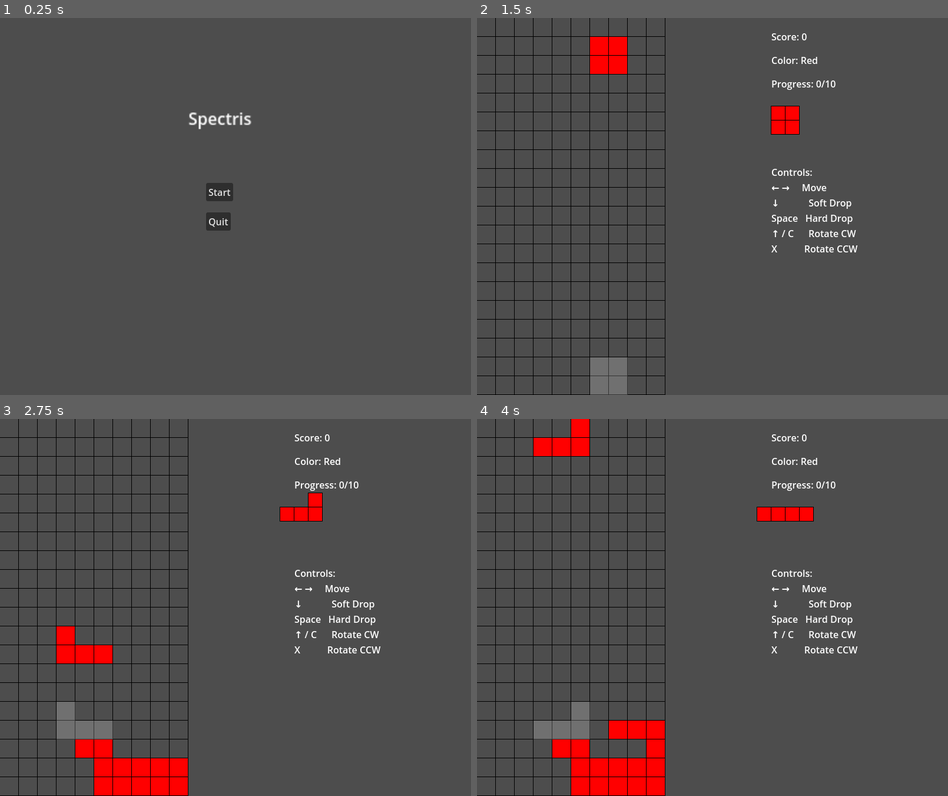
Above: before the commit, frames 1-4 (two rows, left to right).
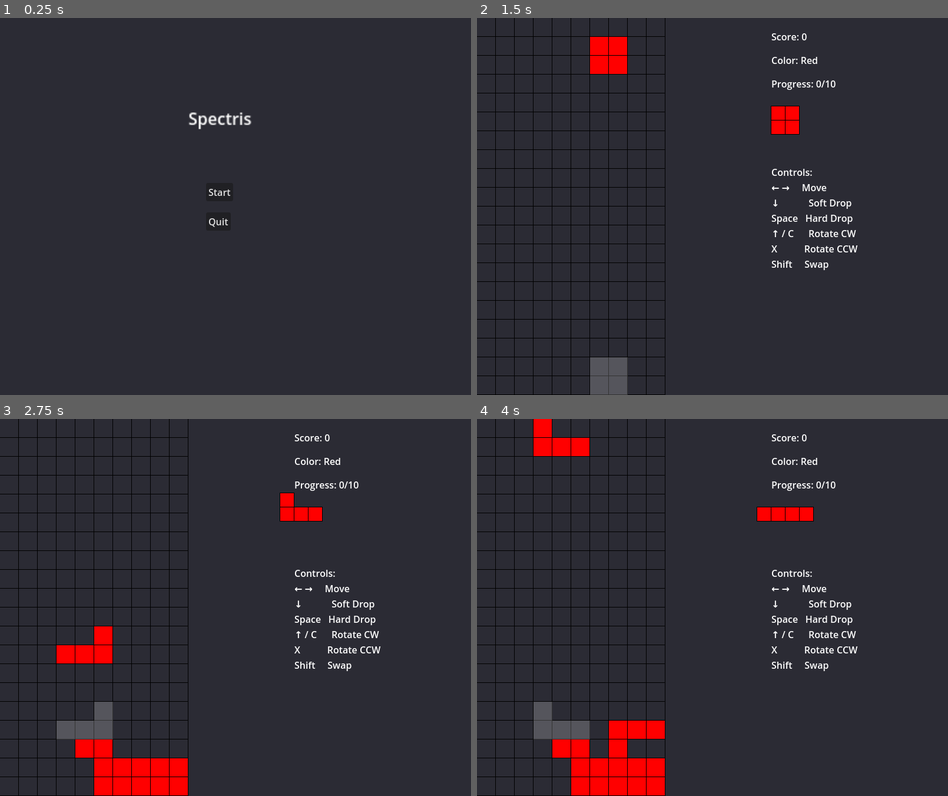
Above: after the commit, the same moments.

Repository: ChinZhengHong/Spectris
Game: Godot game, scene res://main_menu.tscn
Two runs of this game, one before a commit and one after it. Both use one fixed random seed, a clock stepped at 60 frames per second and the inputs below.
Inputs:
- Up to frame 1 (0.25 s): no input
- Up to frame 2 (1.5 s): click "Start" at 0.5 s; tap Enter at 1.25 s; hold Right (ui_right) from 1.28 s (still down); hold Shift (swap_piece, bound only after the commit) from 1.28 s (still down)
- Up to frame 3 (2.75 s): tap Space (ui_select) at 1.52, 2, 2.27 s; release Right (ui_right) at 2.03 s; release Shift (swap_piece, bound only after the commit) at 2.03 s; hold Down (ui_down) from 2.03 s (still down); tap C (rotate_ccw) at 2.1 s; tap Shift (swap_piece, bound only after the commit) at 2.3 s
- Up to frame 4 (4 s): release Down (ui_down) at 2.78 s; hold Right (ui_right) 2.78-3.53 s; hold V (rotate_cw) 2.78-3.53 s; tap Shift (swap_piece, bound only after the commit) at 3.05, 3.6 s; tap Enter at 3.5 s; hold Up (ui_up) from 3.53 s (still down); tap Space (ui_select) at 3.77 s

The runs differ from the first frame. In frame 1, 99% of the frame differs, in the area x 0-100%, y 0-100%; in frame 2, 96%; in frame 3, 93%; in frame 4, 93%.

Commit message:
mostly done, and published in itch.io

Diff:
--- a/current_piece.gd
+++ b/current_piece.gd
@@ -12,6 +12,7 @@
 var next_type = PieceData.PieceType.T
 var next_offsets = []
 var next_colors = []
+var can_swap = true
 var move_direction = 0
 var das_timer = 0.0
 var arr_timer = 0.0
@@ -151,6 +152,7 @@
 		block_colors = next_colors
 
 	grid_position = Vector2i(4, 1)
+	can_swap = true
 
 	var upcoming = _generate_random_piece()
 	next_type = upcoming.type
@@ -208,6 +210,9 @@
 	elif event.is_action_pressed("rotate_cw"):
 		_try_rotate(true)
 
+	elif event.is_action_pressed("swap_piece"):
+		_swap_with_next()
+
 func _on_timer_timeout() -> void:
 	if is_game_over:
 		return
@@ -232,3 +237,28 @@
 	while _can_move(block_offsets, ghost_pos + Vector2i(0, 1)):
 		ghost_pos += Vector2i(0, 1)
 	return ghost_pos
+
+func _swap_with_next():
+	if not can_swap:
+		return
+
+	var temp_type = current_type
+	var temp_offsets = block_offsets
+
+	current_type = next_type
+	block_offsets = next_offsets
+	block_colors = next_colors
+
+	next_type = temp_type
+	next_offsets = temp_offsets
+
+	var next_base_color = game_manager.get_random_piece_color()
+	next_colors = []
+	for i in range(next_offsets.size()):
+		next_colors.append(next_base_color)
+
+	if not _can_move(block_offsets, grid_position):
+		grid_position = Vector2i(4, 1)
+
+	can_swap = false
+	queue_redraw()
--- a/main.tscn
+++ b/main.tscn
@@ -58,6 +58,19 @@
 offset_bottom = 123.0
 text = "Progress: 0/10"
 
+[node name="ControlsLabel" type="Label" parent="UI"]
+offset_left = 500.0
+offset_top = 250.0
+offset_right = 647.0
+offset_bottom = 403.0
+text = "Controls:
+← →     Move
+↓            Soft Drop
+Space   Hard Drop
+↑ / C      Rotate CW
+X           Rotate CCW
+Shift     Swap"
+
 [node name="GameOverPanel" type="Panel" parent="UI"]
 visible = false
 offset_right = 800.0
@@ -96,18 +109,6 @@
 offset_bottom = 421.0
 text = "Main Menu"
 
-[node name="ControlsLabel" type="Label" parent="UI"]
-offset_left = 500.0
-offset_top = 250.0
-offset_right = 540.0
-offset_bottom = 273.0
-text = "Controls:
-← →     Move
-↓            Soft Drop
-Space   Hard Drop
-↑ / C      Rotate CW
-X           Rotate CCW"
-
 [node name="NextPieceReview" type="Node2D" parent="."]
 position = Vector2(500, 150)
 script = ExtResource("4_hw73r")
--- a/project.godot
+++ b/project.godot
@@ -7,6 +7,10 @@
 ;   param=value ; assign values to parameters
 
 config_version=5
+
+[animation]
+
+compatibility/default_parent_skeleton_in_mesh_instance_3d=true
 
 [application]
 
@@ -37,8 +41,14 @@
 "events": [Object(InputEventKey,"resource_local_to_scene":false,"resource_name":"","device":-1,"window_id":0,"alt_press …(192 unchanged characters)…
 ]
 }
+swap_piece={
+"deadzone": 0.5,
+"events": [Object(InputEventKey,"resource_local_to_scene":false,"resource_name":"","device":-1,"window_id":0,"alt_pressed":false,"shift_pressed":false,"ctrl_pressed":false,"meta_pressed":false,"pressed":false,"keycode":0,"physical_keycode":4194325,"key_label":0,"unicode":0,"location":0,"echo":false,"script":null)
+]
+}
 
 [rendering]
 
 renderer/rendering_method="gl_compatibility"
 renderer/rendering_method.mobile="gl_compatibility"
+environment/defaults/default_clear_color=Color(0.169498, 0.169506, 0.20208, 1)
Not shown, added: board.gd.uid
Not shown, added: current_piece.gd.uid
Not shown, added: export_presets.cfg
Not shown, added: game_manager.gd.uid
Not shown, added: main_menu.gd.uid
Not shown, added: next_piece_review.gd.uid
Not shown, added: piece_data.gd.uid
